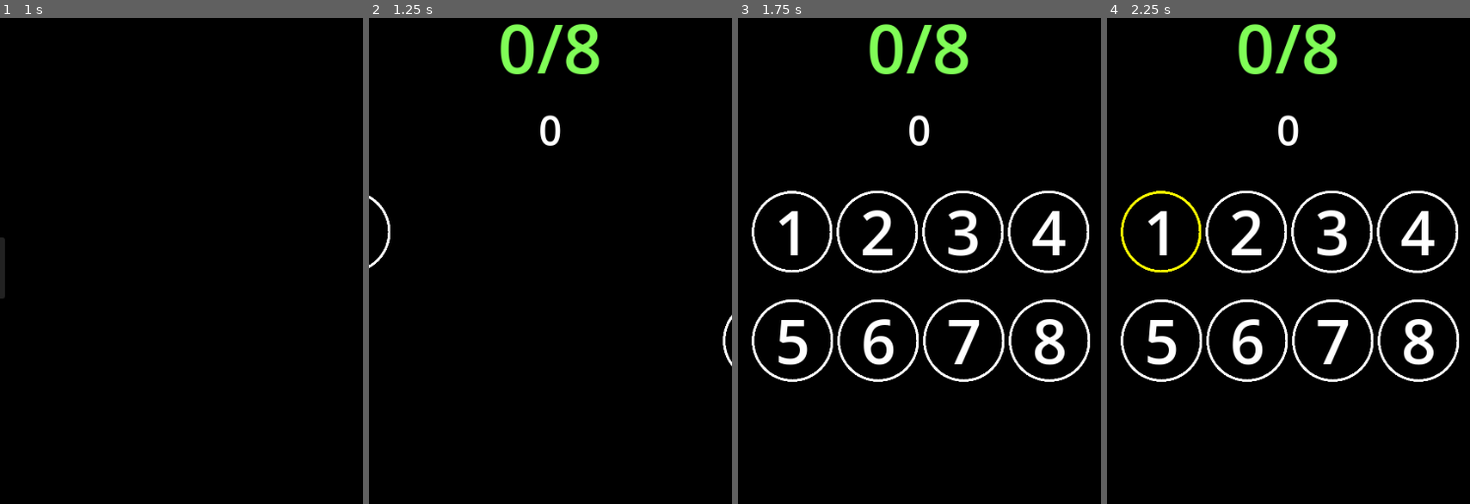
Above: before the commit, frames 1-4 (left to right).
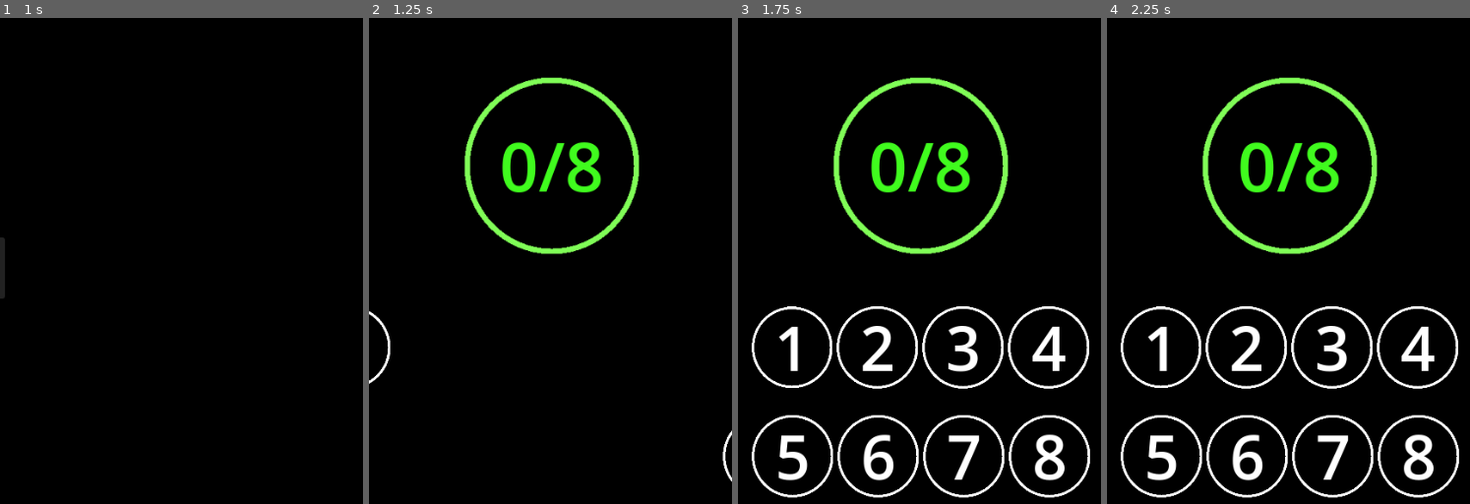
Above: after the commit, the same moments.

Repository: XanderMax/unshuffle
Game: Godot game, scene res://scenes/main.tscn
Two runs of this game, one before a commit and one after it. Both use one fixed random seed, a clock stepped at 60 frames per second and the inputs below.
Inputs (mouse positions are in pixels of both pictures, inside the frame that each line leads up to):
- Up to frame 1 (1 s): click "NEW GAME" at 0.5 s
- Up to frame 2 (1.25 s): no input
- Up to frame 3 (1.75 s): move the mouse to (999, 290) at 1.27 s; click (999, 290) at 1.42 s
- Up to frame 4 (2.25 s): tap Enter at 2 s; move the mouse to (1161, 231) at 2.02 s; click (1161, 231) at 2.17 s

Frame 1 is identical in both runs. In frame 2, 5.5% of the frame differs, in the area x 0-100%, y 1-96%; in frame 3, 18%, in the area x 3-98%, y 1-99%; in frame 4, 18%.

Commit message:
Reorganize game screen

Diff:
--- a/godot/scenes/game_screen.gd
+++ b/godot/scenes/game_screen.gd
@@ -39,7 +39,7 @@
 
 func _update_matches() -> int:
 	var matches: int = _count_matches()
-	$CenterContainer/MatchCountLabel.text = "%d/8" % matches
+	$Circle/MatchCountLabel.text = "%d/8" % matches
 	return matches
 
 
--- a/godot/scenes/game_screen.tscn
+++ b/godot/scenes/game_screen.tscn
@@ -1,14 +1,15 @@
-[gd_scene load_steps=5 format=3 uid="uid://dxouun4umhulk"]
+[gd_scene load_steps=6 format=3 uid="uid://dxouun4umhulk"]
 
 [ext_resource type="Script" path="res://scenes/game_screen.gd" id="1_cgyfl"]
 [ext_resource type="PackedScene" uid="uid://bw7m4iw4dulx6" path="res://scenes/board.tscn" id="2_2kk7c"]
+[ext_resource type="Texture2D" uid="uid://dcmoda4suqj20" path="res://imgs/03_circle_white.png" id="3_67lo7"]
+
+[sub_resource type="LabelSettings" id="LabelSettings_dicam"]
+font_size = 48
 
 [sub_resource type="LabelSettings" id="LabelSettings_pyxtd"]
 font_size = 80
 font_color = Color(0.501961, 0.992157, 0.341176, 1)
-
-[sub_resource type="LabelSettings" id="LabelSettings_dicam"]
-font_size = 48
 
 [node name="GameScreen" type="Control"]
 layout_mode = 3
@@ -18,7 +19,7 @@
 grow_horizontal = 2
 grow_vertical = 2
 script = ExtResource("1_cgyfl")
-metadata/_edit_horizontal_guides_ = [296.0, 530.0]
+metadata/_edit_horizontal_guides_ = [432.0, 666.0]
 
 [node name="CenterContainer" type="CenterContainer" parent="."]
 layout_mode = 1
@@ -30,15 +31,8 @@
 offset_right = 3.85199
 offset_bottom = -0.348007
 
-[node name="MatchCountLabel" type="Label" parent="CenterContainer"]
-custom_minimum_size = Vector2(100, 100)
-layout_mode = 2
-text = "0/8"
-label_settings = SubResource("LabelSettings_pyxtd")
-horizontal_alignment = 1
-vertical_alignment = 1
-
 [node name="SwapsCountLabel" type="Label" parent="."]
+visible = false
 layout_mode = 1
 anchors_preset = -1
 anchor_left = 0.019
@@ -55,11 +49,40 @@
 
 [node name="Board" parent="." instance=ExtResource("2_2kk7c")]
 layout_mode = 1
-anchor_left = 0.056
-anchor_top = 0.32
+anchor_left = 0.037
+anchor_top = 0.467
 anchor_right = 0.972
-anchor_bottom = 0.572
-offset_left = -7.968
-offset_top = -0.320007
+anchor_bottom = 0.719
+offset_left = 0.164
+offset_top = -0.442017
 offset_right = -0.0160217
-offset_bottom = 0.328003
+offset_bottom = 0.205933
+
+[node name="Circle" type="TextureRect" parent="."]
+modulate = Color(0.501961, 0.992157, 0.341176, 1)
+layout_mode = 1
+anchors_preset = -1
+anchor_left = 0.262
+anchor_top = 0.173
+anchor_right = 0.748
+anchor_bottom = 0.406
+offset_left = -0.136009
+offset_top = -0.198013
+offset_right = -0.144012
+offset_bottom = 0.0439758
+texture = ExtResource("3_67lo7")
+expand_mode = 1
+stretch_mode = 5
+
+[node name="MatchCountLabel" type="Label" parent="Circle"]
+custom_minimum_size = Vector2(100, 100)
+layout_mode = 1
+anchors_preset = 15
+anchor_right = 1.0
+anchor_bottom = 1.0
+grow_horizontal = 2
+grow_vertical = 2
+text = "0/8"
+label_settings = SubResource("LabelSettings_pyxtd")
+horizontal_alignment = 1
+vertical_alignment = 1
--- a/godot/scenes/number_card.gd
+++ b/godot/scenes/number_card.gd
@@ -1,4 +1,9 @@
+@tool
 class_name NumberCard extends Control
+
+
+signal clicked()
+signal double_clicked()
 
 
 const _circle_unlocked_texture: Resource = preload("res://imgs/03_circle_white.png")
@@ -7,10 +12,6 @@
 
 var _locked:bool = false
 var _selected: bool = false
-
-
-signal clicked()
-signal double_clicked()
 
 
 func _gui_input(event):
